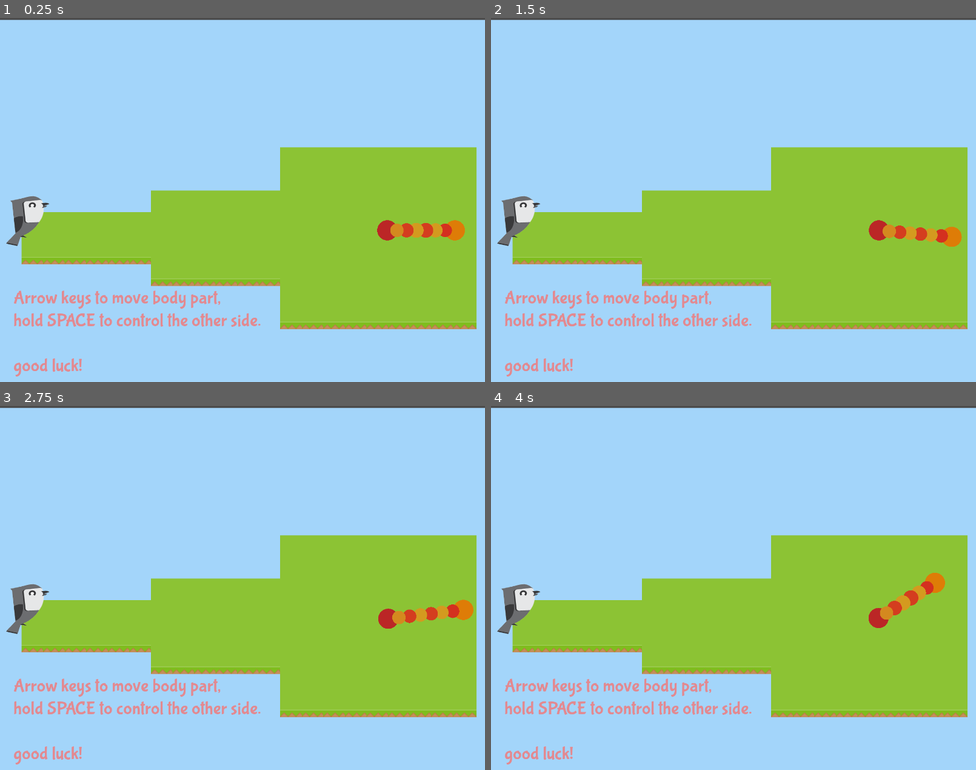
Above: before the commit, frames 1-4 (two rows, left to right).
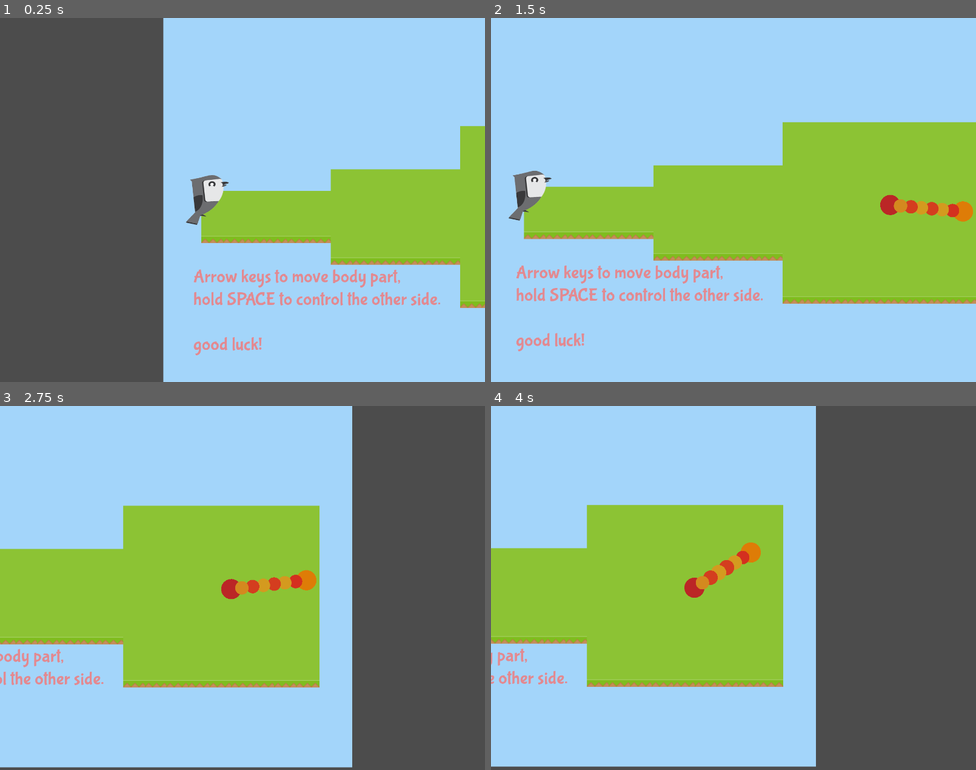
Above: after the commit, the same moments.

Repository: AlecTroemel/LudumDare46-EarlyWorm
Game: Godot game, scene res://World.tscn
Two runs of this game, one before a commit and one after it. Both use one fixed random seed, a clock stepped at 60 frames per second and the inputs below. Before the commit the project has no main scene; this scene is started directly in both runs.
Inputs:
- Up to frame 1 (0.25 s): no input
- Up to frame 2 (1.5 s): tap Enter at 0.5 s; hold Right (ui_right) 0.53-1.28 s; tap Space at 0.77 s; hold Down (ui_down) from 1.28 s (still down)
- Up to frame 3 (2.75 s): tap Space at 1.52 s; release Down (ui_down) at 2.03 s; hold Right (ui_right) from 2.03 s (still down)
- Up to frame 4 (4 s): release Right (ui_right) at 2.78 s; hold Up (ui_up) 2.78-3.53 s; tap Space at 3.02, 3.77 s; hold Left (ui_left) from 3.53 s (still down)

The runs differ from the first frame. In frame 1, 52% of the frame differs, in the area x 0-100%, y 0-100%; in frame 2, 21%; in frame 3, 49%; in frame 4, 55%.

Commit message:
camera movement, sans lerp movement

Diff:
--- /dev/null
+++ b/Camera/Camera.gd
@@ -0,0 +1,53 @@
+extends Node2D
+
+var target: Node2D
+
+var last_pos: Vector2
+var target_pos: Vector2
+
+var max_range = 150
+var max_speed = 400
+
+
+func _ready():
+	$Camera.make_current()
+
+
+# follow a Node around
+# smoothly
+func follow(node):
+	last_pos = self.position
+	target = node
+
+# smoothly move to an exact position
+# while also breaking away from the
+# target
+func center(pos):
+	target = null
+	target_pos = pos
+
+# snap camera to a location
+# clears node target
+func teleport(pos):
+	target = null;
+	self.position = pos
+
+
+# Called every frame. 'delta' is the elapsed time since the previous frame.
+func _process(delta):
+	if target:
+		var current_pos = target.global_position
+		var dist = target_pos.distance_to(current_pos)
+
+		if dist > max_range:
+			last_pos = self.position
+			target_pos = current_pos
+
+	self.position = self.position.move_toward(target_pos, max_speed * delta)
+
+
+		# self.position = self.target.global_position
+
+
+func _on_camera_target(Node2d):
+	pass # Replace with function body.
--- /dev/null
+++ b/Camera/Camera.tscn
@@ -0,0 +1,9 @@
+[gd_scene load_steps=2 format=2]
+
+[ext_resource path="res://Camera/Camera.gd" type="Script" id=1]
+
+[node name="CameraRig" type="Node2D"]
+script = ExtResource( 1 )
+
+[node name="Camera" type="Camera2D" parent="."]
+position = Vector2( 2.51758, 0 )
--- a/World.gd
+++ b/World.gd
@@ -60,3 +60,9 @@
 	$InchWorm.teleport(level.worm_position)
 	$InchWorm.rotation_degrees = level.worm_rotation
 	$Bird.position = level.bird_position
+
+
+	# move camera to the bird, then transition
+	# smoothly to worm
+	$CameraRig.teleport(level.bird_position)
+	$CameraRig.follow($InchWorm.get_node('Body3'))
--- a/World.tscn
+++ b/World.tscn
@@ -1,10 +1,11 @@
-[gd_scene load_steps=6 format=2]
+[gd_scene load_steps=7 format=2]
 
 [ext_resource path="res://InchWorm.tscn" type="PackedScene" id=1]
 [ext_resource path="res://World.gd" type="Script" id=2]
 [ext_resource path="res://assets/audio/backgroundwav.wav" type="AudioStream" id=3]
 [ext_resource path="res://Bird.tscn" type="PackedScene" id=4]
 [ext_resource path="res://UI.tscn" type="PackedScene" id=5]
+[ext_resource path="res://Camera/Camera.tscn" type="PackedScene" id=6]
 
 [node name="World" type="Node2D"]
 script = ExtResource( 2 )
@@ -54,4 +55,6 @@
 wait_time = 5.0
 
 [node name="Timer2" type="Timer" parent="."]
+
+[node name="CameraRig" parent="." instance=ExtResource( 6 )]
 [connection signal="area_entered" from="Bird" to="." method="_on_Bird_area_entered"]
--- a/project.godot
+++ b/project.godot
@@ -16,6 +16,7 @@
 [application]
 
 config/name="inch_worm"
+run/main_scene="res://World.tscn"
 config/icon="res://icon.png"
 
 [display]
